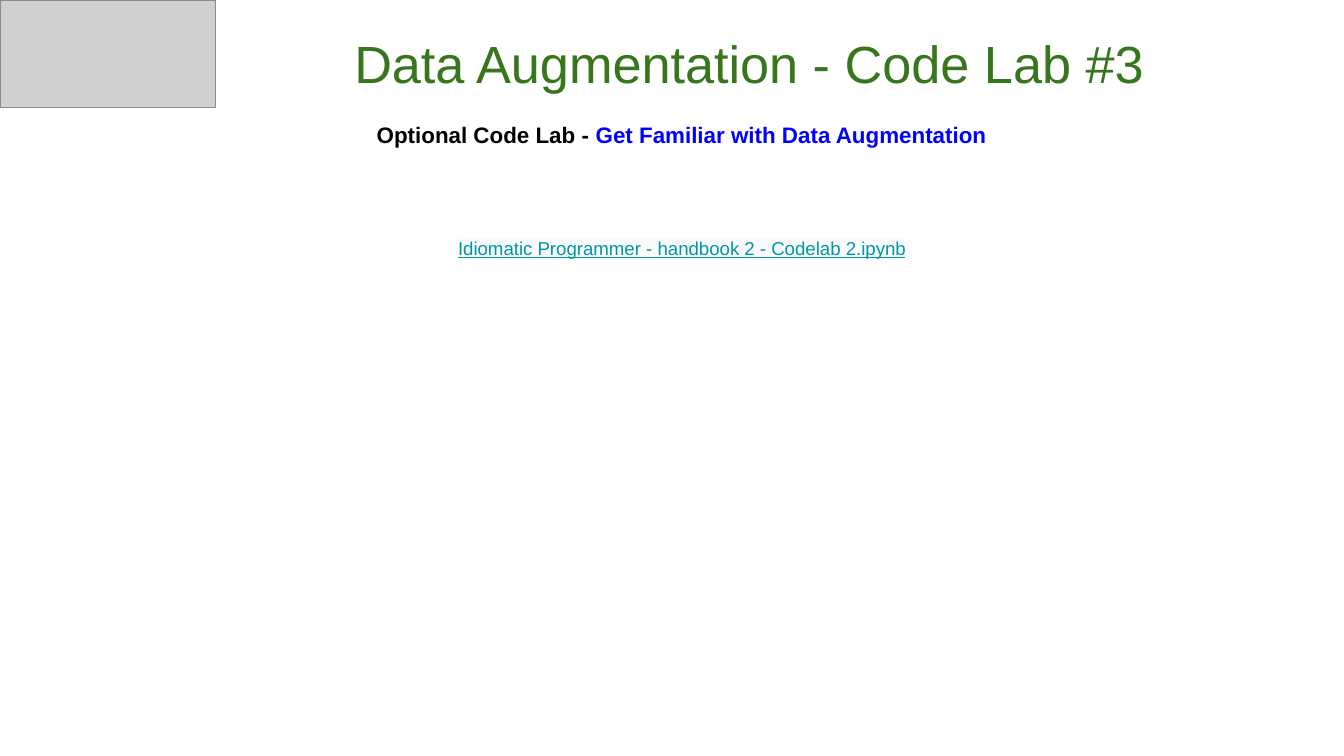
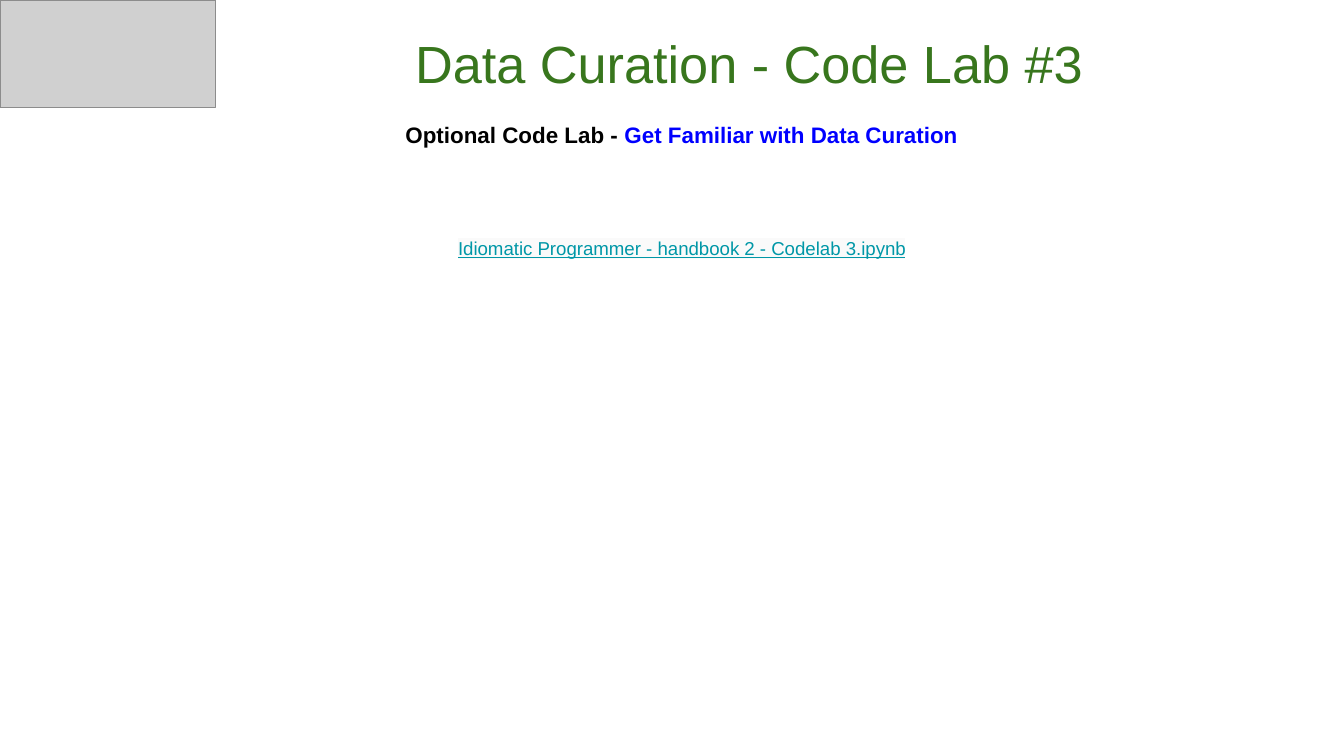
Before and after one commit to GoogleCloudPlatform/keras-idiomatic-programmer, a slide deck: slide 89 of workshops/Data_Augmentation/The Idiomatic Programmer - Learning Keras - Workshop - Data Augmentation.pptx. Drawn at 1344x756 pixels with LibreOffice and Linux fonts; fonts in the diff are those of the drawing; grey boxes stand for pictures. Boxes give left, top, right and bottom in pixels: in the first picture for what was removed or moved away, otherwise in the second. Text is boxed around its words. In the diff, an @@ line names an element or a change of style, - is before the commit and + after.

Commit message:
data aug reorg

```diff
--- a/workshops/Data_Augmentation/The Idiomatic Programmer - Learning Keras - Workshop - Data Augmentation.pptx
+++ b/workshops/Data_Augmentation/The Idiomatic Programmer - Learning Keras - Workshop - Data Augmentation.pptx
@@ subtitle at box(415, 45, 1083, 84): text changed @@
-Data Augmentation - Code Lab #3
+Data Curation - Code Lab #3
@@ text at box(405, 126, 957, 259): text changed; size 12 to 10 pt; bold off @@
-Optional Code Lab - Get Familiar with Data Augmentation
-Idiomatic Programmer - handbook 2 - Codelab 2.ipynb
+Optional Code Lab - Get Familiar with Data Curation
+Idiomatic Programmer - handbook 2 - Codelab 3.ipynb
```
